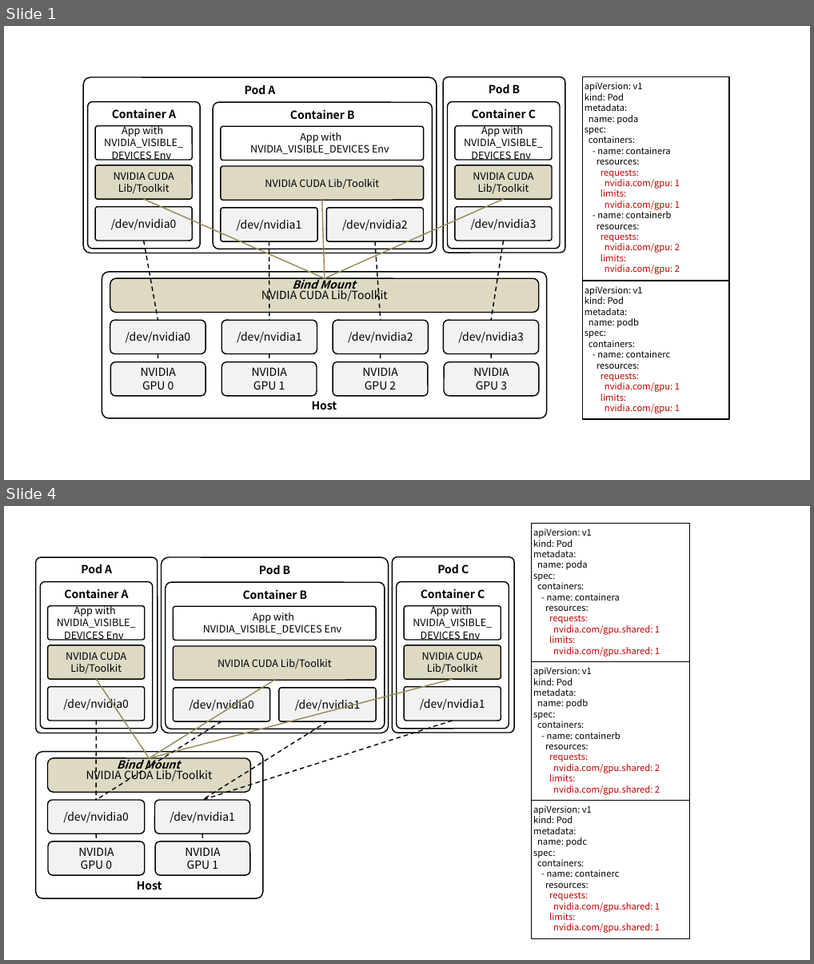
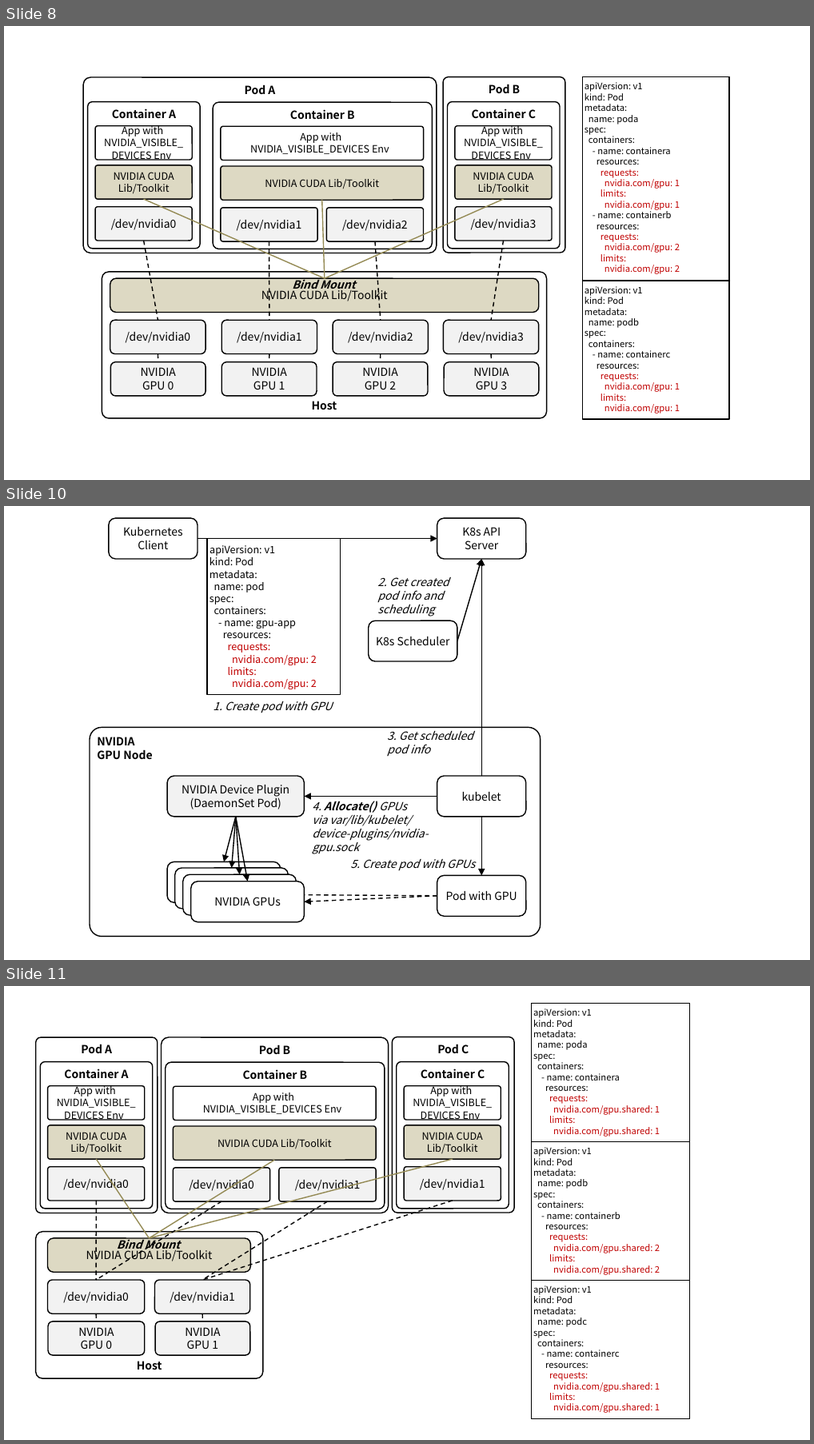
Before and after one commit to ssup2/blog-software, a slide deck: content/docs/theory-analysis/kubernetes-nvidia-device-plugin/images/images.pptx. Shown one above the other, each under a label of ours: slides 1 and 4 before the commit, slides 8, 10 and 11 after it; the slides between them are not shown. The pictures are 814x964 and 814x1444 pixels, drawn with LibreOffice and Linux fonts; fonts in the diff are those of the drawing. Boxes give left, top, right and bottom in pixels: in the first picture for what was removed or moved away, otherwise in the second. Text is boxed around its words. In the diff, an @@ line names an element or a change of style, - is before the commit and + after.

```diff
--- a/content/docs/theory-analysis/kubernetes-nvidia-device-plugin/images/images.pptx
+++ b/content/docs/theory-analysis/kubernetes-nvidia-device-plugin/images/images.pptx
@@ slide 10 added at (x1=4, y1=506, x2=810, y2=960), background #FFFFFF @@
@@ rounded rectangle added at (x1=109, y1=518, x2=198, y2=559), fill #FFFFFF, outline #000000 1 pt, 10 pt, text #000000 @@
+Kubernetes
+Client
@@ rounded rectangle added at (x1=437, y1=518, x2=526, y2=559), fill #FFFFFF, outline #000000 1 pt, 10 pt, text #000000 @@
+K8s API
+Server
@@ arrow added from (198, 538) to (437, 538), #000000 1 pt @@
@@ rectangle added at (x1=207, y1=538, x2=340, y2=695), fill #FFFFFF, outline #000000 1 pt, 9 pt, text #000000 @@
+apiVersion: v1
+kind: Pod
+metadata:
+name: pod
+spec:
+containers:
+- name: gpu-app
+resources:
+requests:
+nvidia.com/gpu: 2
+limits:
+nvidia.com/gpu: 2
@@ arrow added from (457, 640) to (482, 559), #000000 1 pt @@
@@ arrow added from (482, 776) to (482, 559), #000000 1 pt @@
@@ rounded rectangle added at (x1=369, y1=584, x2=469, y2=608), 10 pt, text #000000, italic @@
+2. Get created pod info and
+scheduling
@@ rounded rectangle added at (x1=369, y1=620, x2=457, y2=661), fill #FFFFFF, outline #000000 1 pt, 10 pt, text #000000 @@
+K8s Scheduler
@@ text added at (x1=213, y1=701, x2=333, y2=712), 10 pt, text #000000, italic @@
+1. Create pod with GPU
@@ rounded rectangle added at (x1=90, y1=727, x2=540, y2=936), fill #FFFFFF, outline #000000 1 pt, 10 pt, text #000000, bold @@
+NVIDIA
+GPU Node
@@ rounded rectangle added at (x1=378, y1=731, x2=497, y2=754), 10 pt, text #000000, italic @@
+3. Get scheduled
+pod info
@@ rounded rectangle added at (x1=168, y1=776, x2=305, y2=816), fill #F2F2F2, outline #000000 1 pt, 10 pt, text #000000 @@
+NVIDIA Device Plugin
+(DaemonSet Pod)
@@ rounded rectangle added at (x1=437, y1=776, x2=526, y2=816), fill #FFFFFF, outline #000000 1 pt, 10 pt, text #000000 @@
+kubelet
@@ arrow added from (236, 816) to (224, 862), #000000 1 pt @@
@@ arrow added from (236, 816) to (231, 868), #000000 1 pt @@
@@ arrow added from (236, 816) to (247, 881), #000000 1 pt @@
@@ arrow added from (236, 816) to (239, 875), #000000 1 pt @@
@@ arrow added from (437, 796) to (304, 796), #000000 1 pt @@
@@ text added at (x1=312, y1=800, x2=428, y2=854), 10 pt, text #000000, italic @@
+4. Allocate() GPUs
+via var/lib/kubelet/
+device-plugins/nvidia-gpu.sock
@@ arrow added from (482, 816) to (482, 876), #000000 1 pt @@
@@ rounded rectangle added at (x1=168, y1=862, x2=281, y2=902), fill #FFFFFF, outline #000000 1 pt, 14 pt, text #000000 @@
+NVIDA GPU
@@ text added at (x1=350, y1=859, x2=475, y2=870), 10 pt, text #000000, italic @@
+5. Create pod with GPUs
@@ rounded rectangle added at (x1=175, y1=868, x2=288, y2=908), fill #FFFFFF, outline #000000 1 pt, 14 pt, text #000000 @@
+NVIDA GPU
@@ rounded rectangle added at (x1=183, y1=875, x2=296, y2=915), fill #FFFFFF, outline #000000 1 pt, 14 pt, text #000000 @@
+NVIDA GPU
@@ rounded rectangle added at (x1=191, y1=881, x2=304, y2=921), fill #FFFFFF, outline #000000 1 pt, 10 pt, text #000000 @@
+NVIDIA GPUs
@@ rounded rectangle added at (x1=437, y1=876, x2=526, y2=916), fill #FFFFFF, outline #000000 1 pt, 10 pt, text #000000 @@
+Pod with GPU
@@ arrow added from (437, 896) to (296, 895), #000000 1 pt dashed @@
@@ arrow added from (437, 896) to (304, 901), #000000 1 pt dashed @@
@@ what was slide 1 is now slide 8 @@
@@ what was slide 4 is now slide 11 @@
```
Also in this commit, not shown: 6 other slides added.
